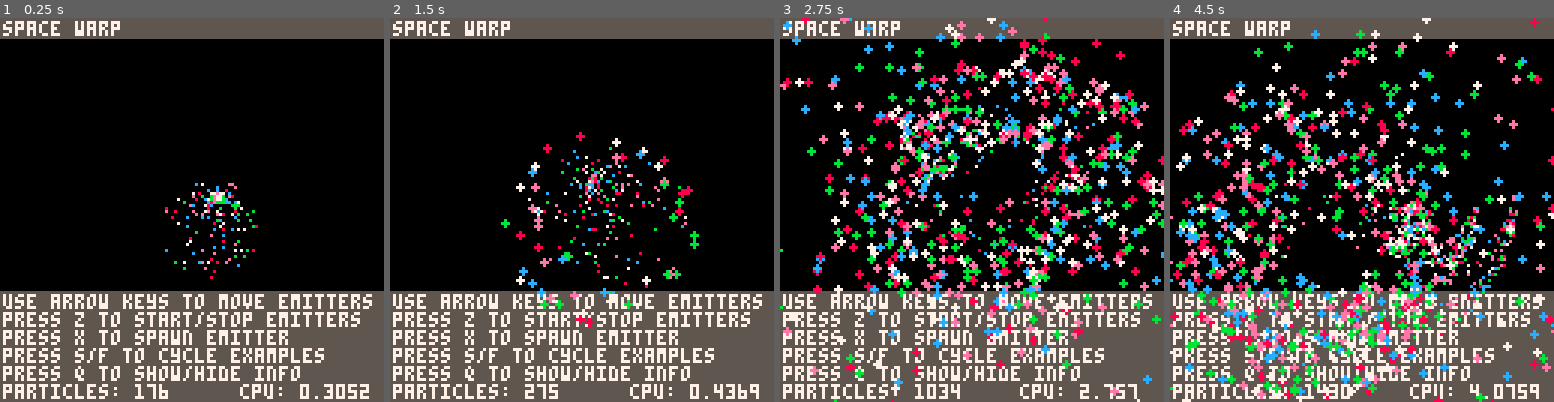
Above: before the commit, frames 1-4 (left to right).
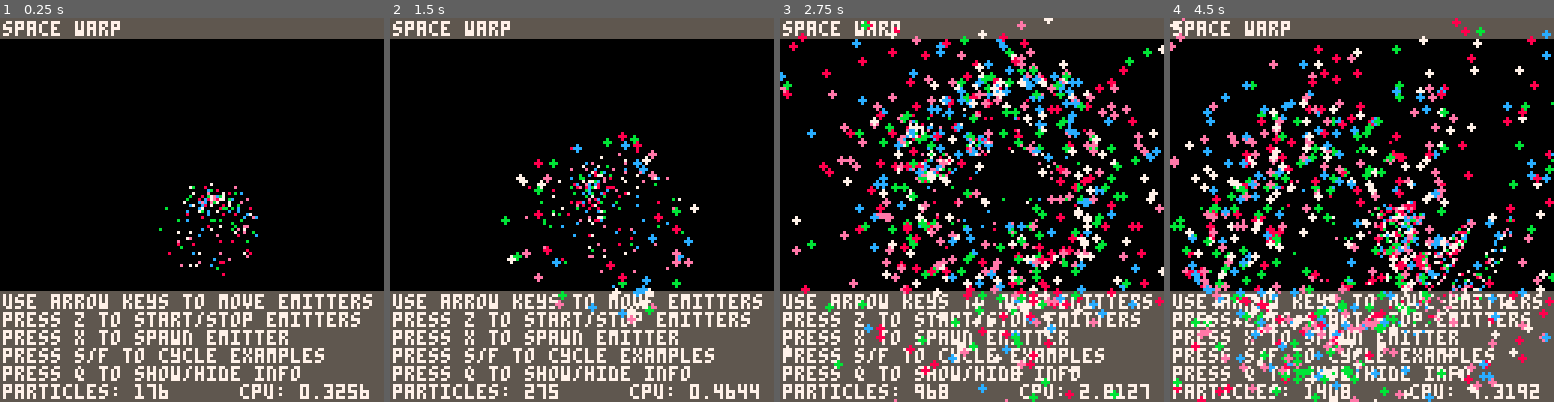
Above: after the commit, the same moments.

Repository: MaxwellDexter/pico-ps
Game: PICO-8 cartridge ps-demo.p8
Two runs of this game, one before a commit and one after it. Both use one fixed random seed, a clock stepped at 60 frames per second and the inputs below.
Inputs:
- Up to frame 1 (0.25 s): no input
- Up to frame 2 (1.5 s): tap X (X key) at 0.33, 1.07 s; tap O (Z key) at 0.7 s
- Up to frame 3 (2.75 s): hold Right 1.6-2.1 s; tap O (Z key) at 1.7, 2.1, 2.5 s; tap X (X key) at 1.85 s; hold Up 2.15-2.42 s; hold Right from 2.47 s (still down)
- Up to frame 4 (4.5 s): tap O (Z key) every 0.4 s from 2.9 to 4.1 s; tap X (X key) at 2.97, 4.08 s; release Right at 3.03 s; hold Left 3.08-3.58 s; hold Down 3.63-3.97 s; hold Right from 4.02 s (still down)

The runs differ from the first frame. In frame 1, 1.3% of the frame differs, in the area x 41-97%, y 42-99%; in frame 2, 4.7%; in frame 3, 27%; in frame 4, 30%, in the area x 0-100%, y 0-100%.

Commit message:
Sprite over life (animation)
Added
- Sprite over life capability, can make sprites animate
- particles can be a random sprite from the ones passed in
- spread can now be in the negative ranges
- added new demos to showcase sprites

Changed
- some demos are now different (better)

Fixed
- size spread final was not working correctly
- more null checking for colours and sprites

Diff:
--- a/ps-demo.p8
+++ b/ps-demo.p8
@@ -11,7 +11,7 @@
 show_demo_info = true
 my_emitters = nil
 emitter_type = 1
-emitters = {"space warp", "water spout", "rain", "so many colours omg", "whirly bird", "hypnotism", "stars", "explosion", "confetti"}
+emitters = {"space warp", "water spout", "rain", "whirly bird", "spiral galaxy monster", "stars", "explosion", "confetti", "portal", "structures (move it around)", "amoebas"}
 
 global_angle = 0
 
@@ -54,12 +54,13 @@
   update_whirly_bird(e)
   update_hypno(e)
   update_warp(e)
+  update_portal(e)
  end
  get_input()
 end
 
 function update_hypno(e)
- if (emitters[emitter_type] == "hypnotism") then
+ if (emitters[emitter_type] == "spiral galaxy monster" and (e == my_emitters[2] or e == my_emitters[3])) then
   update_angle(10)
   e.set_angle(e, global_angle)
  end
@@ -69,6 +70,19 @@
  if (emitters[emitter_type] == "space warp") then
   local p = rotate_around(5, point2d.create(64, 64), e.pos)
   e.set_pos(e, p.x, p.y)
+ end
+end
+
+function update_portal(e)
+ if (emitters[emitter_type] == "portal") then
+  if (e == my_emitters[1]) then
+   local p = rotate_around(5, point2d.create(64, 60), e.pos)
+   p = rotate_around(90, point2d.create(64, 60), p)
+   e.set_pos(e, p.x, p.y)
+  elseif(e == my_emitters[4]) then
+   local p = rotate_around(6, point2d.create(64, 66), e.pos)
+   e.set_pos(e, p.x, p.y)
+  end
  end
 end
 
@@ -181,32 +195,37 @@
   rain.set_speed(rain, 0)
   rain.set_size(rain, 0)
   rain.set_life(rain, 2, 1)
-  rain.set_colours(rain, {1, 12})
+  rain.set_colours(rain, {1, 12, 6})
+  rain.set_rnd_colour(rain, true)
   add(my_emitters, rain)
- elseif(emitter_string == "so many colours omg") then
-  local strobe = emitter.create(64, 64, 2, 0)
-  strobe.set_rnd_colour(strobe, true)
-  strobe.set_colours(strobe, {0})
-  strobe.set_size(strobe, 3, 0, 3, 0)
-  strobe.set_speed(strobe, 30, 0, 20, 0)
-  strobe.set_life(strobe, 3)
-  strobe.set_area(strobe, 20, 20)
-  add(my_emitters, strobe)
  elseif(emitter_string == "whirly bird") then
-  local bird = emitter.create(80, 80, 0.4, 0)
-  bird.set_colours(bird, {8, 9, 10, 7})
-  bird.set_size(bird, 5, 0, 1)
+  local bird = emitter.create(80, 80, 1, 0)
+  bird.set_sprites(bird, {22, 23, 25, 27, 28, 29})
   bird.set_life(bird, 3)
   bird.set_angle(bird, 0)
   add(my_emitters, bird)
- elseif(emitter_string == "hypnotism") then
-  local hypno = emitter.create(64, 64, 1, 0)
-  hypno.set_colours(hypno, {11, 14, 12, 13})
+ elseif(emitter_string == "spiral galaxy monster") then
+  local warp = emitter.create(64, 64, 1, 0)
+  warp.set_speed(warp, 30, 200)
+  warp.set_life(warp, 0.8)
+  warp.set_size(warp, 0, 2, 0.5, 0)
+  warp.set_colours(warp, {7, 6, 5})
+  warp.set_area(warp, 10, 10)
+  add(my_emitters, warp)
+  local hypno = emitter.create(64, 64, 0.9, 0)
+  hypno.set_colours(hypno, {5, 13, 14, 12, 11})
+  hypno.set_size(hypno, 0, 5)
+  hypno.set_angle(hypno, 0, 90)
+  hypno.set_life(hypno, 4)
+  hypno.set_speed(hypno, 12)
+  add(my_emitters, hypno)
+  hypno = emitter.create(64, 64, 0.5, 0)
+  hypno.set_colours(hypno, {15, 14, 12, 11, 10})
   hypno.set_size(hypno, 0, 5)
   hypno.set_angle(hypno, 0, 90)
   hypno.set_rnd_colour(hypno, true)
   hypno.set_life(hypno, 4)
-  hypno.set_speed(hypno, 12)
+  hypno.set_speed(hypno, 15)
   add(my_emitters, hypno)
  elseif(emitter_string == "water spout") then
   local spout = emitter.create(110, 90, 1, 0, false, true)
@@ -223,6 +242,14 @@
   spray.set_size(spray, 0, 1)
   add(my_emitters, spray)
   add(my_emitters, spout)
+  local explo = emitter.create(110, 90, 0.1, 0)
+  explo.set_size(explo, 2, 0, 2, 0)
+  explo.set_speed(explo, 10, 10, 10)
+  explo.set_life(explo, 1, 1)
+  explo.set_colours(explo, {7, 6, 5})
+  explo.set_area(explo, 20, 20)
+  explo.set_angle(explo, 90, 45)
+  add(my_emitters, explo)
  elseif(emitter_string == "stars") then
   local stars = emitter.create(0, 64, 0.2, 0)
   stars.set_area(stars, 0, 128)
@@ -241,14 +268,85 @@
   explo.set_colours(explo, {7, 6, 5})
   explo.set_area(explo, 30, 30)
   add(my_emitters, explo)
+  local spray = emitter.create(64, 64, 0, 40, true)
+  spray.set_size(spray, 0)
+  spray.set_speed(spray, 20, 10, 20, 10)
+  spray.set_colours(spray, {7, 6, 5})
+  spray.set_life(spray, 0, 1.3)
+  add(my_emitters, spray)
+  local anim = emitter.create(64, 64, 0, 6, true)
+  anim.set_speed(anim, 0)
+  anim.set_life(anim, 1)
+  anim.set_sprites(anim, {32, 33, 34, 35, 36, 37, 38, 39, 40, 40, 40, 41, 41, 41})
+  anim.set_area(anim, 30, 30)
+  add(my_emitters, anim)
  elseif(emitter_string == "confetti") then
-  left = create_confetti()
+  local left = create_confetti()
   left.set_angle(left, 30, 45)
   add(my_emitters, left)
-  right = create_confetti()
+  local right = create_confetti()
   right.set_angle(right, 105, 45)
   right.set_pos(right, 128, 90)
   add(my_emitters, right)
+ elseif(emitter_string == "portal") then
+  local outer = emitter.create(96, 64, 2, 0)
+  outer.set_speed(outer, 1, 1)
+  outer.set_sprites(outer, {48, 49, 50, 51})
+  outer.set_angle(outer, 180, 0)
+  outer.set_life(outer, 2)
+  add(my_emitters, outer)
+  local sparks = emitter.create(64, 64, 0.05, 0, false, true)
+  sparks.set_sprites(sparks, {42, 43, 42, 43, 42, 43, 42, 43})
+  sparks.set_speed(sparks, 30, 30, 30)
+  sparks.set_life(sparks, 0.5, 1)
+  sparks.set_area(sparks, 15, 15)
+  sparks.set_angle(sparks, 0, 180)
+  add(my_emitters, sparks)
+  local matter = emitter.create(64, 64, 0.03, 0)
+  matter.set_sprites(matter, {58, 59, 60, 61, 62, 62, 62, 63, 63, 63})
+  matter.set_life(matter, 0.5, 0.6)
+  matter.set_area(matter, 30, 30)
+  add(my_emitters, matter)
+  local spinner = emitter.create(64, 84, 0.4, 0)
+  spinner.set_life(spinner, 0.5, 1)
+  spinner.set_speed(spinner, 5)
+  spinner.set_colours(spinner, {6, 5, 1})
+  spinner.set_size(spinner, 2, 0)
+  spinner.set_angle(spinner, 90)
+  add(my_emitters, spinner)
+  local center = emitter.create(64, 64, 1, 0)
+  center.set_size(center, 0)
+  center.set_colours(center, {7, 12})
+  center.set_rnd_colour(center, true)
+  center.set_life(center, 0.5, 0.5)
+  add(my_emitters, center)
+ elseif(emitter_string == "structures (move it around)") then
+  local struc = emitter.create(96, 64, 2, 0)
+  struc.set_speed(struc, 1, 1)
+  struc.set_sprites(struc, {54, 55, 45})
+  struc.set_angle(struc, 180, 0)
+  struc.set_life(struc, 1.5)
+  add(my_emitters, struc)
+  struc = emitter.create(32, 64, 2, 0)
+  struc.set_speed(struc, 1, 1)
+  struc.set_sprites(struc, {52, 53, 44})
+  struc.set_angle(struc, 180, 0)
+  struc.set_life(struc, 1.5)
+  add(my_emitters, struc)
+  struc = emitter.create(64, 32, 2, 0)
+  struc.set_speed(struc, 1, 1)
+  struc.set_sprites(struc, {56, 57, 46})
+  struc.set_angle(struc, 180, 0)
+  struc.set_life(struc, 1.5)
+  add(my_emitters, struc)
+ elseif(emitter_string == "amoebas") then
+  local grav = emitter.create(84, 64, 0.5, 0)
+  grav.set_speed(grav, 50, -50, 50, -50)
+  grav.set_life(grav, 1, 1.5)
+  grav.set_sprites(grav, {75, 76, 77, 72, 71, 72, 73, 74})
+  grav.set_area(grav, 20, 110)
+  grav.set_angle(grav, 180)
+  add(my_emitters, grav)
  end
 end
 
--- a/ps.lua
+++ b/ps.lua
@@ -44,7 +44,7 @@
 -------------------------------------------------- particle
 particle = {}
 particle.__index = particle
-function particle.create(x, y, gravity, colours, sprite, life, angle, speed_initial, speed_final, size_initial, size_final)
+function particle.create(x, y, gravity, colours, sprites, life, angle, speed_initial, speed_final, size_initial, size_final)
  local p = {}
  setmetatable (p, particle)
 
@@ -67,13 +67,25 @@
  p.size_initial = size_initial
  p.size_final = size_final
 
- p.sprite = sprite
+ p.sprites = sprites
+ if (p.sprites ~= nil) then
+  p.sprite_time = (1 / #p.sprites) * p.life_initial
+  p.current_sprite_time = p.sprite_time
+  p.sprites_index = 1
+  p.sprite = p.sprites[p.sprites_index]
+ else
+  p.sprite = nil
+ end
 
  p.colours = colours
- p.colour_time = (1 / #p.colours) * p.life_initial
- p.current_colour_time = p.colour_time
- p.colours_index = 1
- p.colour = p.colours[p.colours_index]
+ if (colours ~= nil) then
+  p.colour_time = (1 / #p.colours) * p.life_initial
+  p.current_colour_time = p.colour_time
+  p.colours_index = 1
+  p.colour = p.colours[p.colours_index]
+ else
+  p.colour = nil
+ end
 
  return p
 end
@@ -100,7 +112,7 @@
  end
 
  -- changing the colour
- if (#self.colours > 1) then
+ if (self.colours ~= nil and #self.colours > 1) then
   self.current_colour_time -= dt
   if (self.current_colour_time < 0) then
    self.colours_index += 1
@@ -109,6 +121,16 @@
   end
  end
 
+ -- changing the sprite
+ if (self.sprites ~= nil and #self.sprites > 1) then
+  self.current_sprite_time -= dt
+  if (self.current_sprite_time < 0) then
+   self.sprites_index += 1
+   self.sprite = self.sprites[self.sprites_index]
+   self.current_sprite_time = self.sprite_time
+  end
+ end
+
  -- moving the particle
  if (self.life > 0) then
   self.pos.x = self.pos.x + self.velocity.x * dt
@@ -122,8 +144,10 @@
 function particle:draw()
  if (self.sprite ~= nil) then
   spr(self.sprite, self.pos.x, self.pos.y)
- else
+ elseif (self.colour ~= nil) then
   circfill(self.pos.x, self.pos.y, self.size, self.colour)
+ else
+  error("The particle had no graphics! Please supply sprites or colours!")
  end
 end
 
@@ -150,6 +174,7 @@
  p.gravity = gravity or false
  p.burst = burst or false
  p.rnd_colour = false
+ p.rnd_sprite = false
  p.use_area = false
  p.area_width = 0
  p.area_height = 0
@@ -207,9 +232,11 @@
 -- factory method, creates a new particle based on the values set + random
 -- this is why the emitter has to know about the properties of the particle it's emmitting
 function emitter:get_new_particle()
- local sprite = nil
+ local sprites = self.p_sprites
  -- select random sprite from the sprites list
- if (self.p_sprites ~= nil) then sprite = self.p_sprites[flr(rnd(#self.p_sprites))+1] end
+ if (self.rnd_sprite and self.p_sprites ~= nil) then
+  sprites = {self.p_sprites[flr(rnd(#self.p_sprites))+1]}
+ end
 
  local x = self.pos.x
  local y = self.pos.y
@@ -226,11 +253,11 @@
  (
   x, y, -- pos
   self.gravity, -- gravity
-  self.get_colour(self), sprite, -- graphics
-  self.p_life + rnd(self.p_life_spread), -- life
-  self.p_angle + rnd(self.p_angle_spread), -- angle
-  self.p_speed_initial + rnd(self.p_speed_spread_initial), self.p_speed_final + rnd(self.p_speed_spread_final), -- speed
-  self.p_size_initial + rnd(self.p_size_spread_initial), self.p_size_final + rnd(self.p_size_spread_final) -- size
+  self.get_colour(self), sprites, -- graphics
+  self.p_life + get_rnd_spread(self.p_life_spread), -- life
+  self.p_angle + get_rnd_spread(self.p_angle_spread), -- angle
+  self.p_speed_initial + get_rnd_spread(self.p_speed_spread_initial), self.p_speed_final + get_rnd_spread(self.p_speed_spread_final), -- speed
+  self.p_size_initial + get_rnd_spread(self.p_size_spread_initial), self.p_size_final + get_rnd_spread(self.p_size_spread_final) -- size
  )
  return p
 end
@@ -246,14 +273,14 @@
    self.emitting = false
   else -- we're continuously emitting
    if (self.frequency >= 1) then
-    if (self.max_p == 0 or #self.particles + self.frequency < self.max_p) then
+    if (self.max_p == 0 or #self.particles + self.frequency <= self.max_p) then
      for i=1, self.frequency do
       self.add_particle(self, self.get_new_particle(self))
      end
     end
    else
     self.emit_time += self.frequency
-    if (self.emit_time >= 1 and (self.max_p == 0 or #self.particles < self.max_p)) then
+    if (self.emit_time >= 1 and (self.max_p == 0 or #self.particles <= self.max_p)) then
      self.add_particle(self, self.get_new_particle(self))
      self.emit_time -= 1
     end
@@ -283,6 +310,11 @@
  self.to_remove = {}
 end
 
+-- will randomise even if it is negative
+function get_rnd_spread(spread)
+ return rnd(spread * sgn(spread)) * sgn(spread)
+end
+
 function emitter:start_emit()
  self.emitting = true
 end
@@ -317,6 +349,10 @@
 
 function emitter:set_rnd_colour(rnd_colour)
  self.rnd_colour = rnd_colour
+end
+
+function emitter:set_rnd_sprite(rnd_sprite)
+ self.rnd_sprite = rnd_sprite
 end
 
 function emitter:set_area(width, height)
@@ -350,9 +386,9 @@
  self.p_speed_spread_final = speed_spread_final or self.p_speed_spread_initial
 end
 
-function emitter:set_size(size_initial, size_final, size_spread_initial, speed_spread_final)
+function emitter:set_size(size_initial, size_final, size_spread_initial, size_spread_final)
  self.p_size_initial = size_initial
  self.p_size_final = size_final or size_initial
  self.p_size_spread_initial = size_spread_initial or 0
- self.p_size_spread_final = speed_spread_final or self.p_size_spread_initial
-end
+ self.p_size_spread_final = size_spread_final or self.p_size_spread_initial
+end
Not shown, changed: 56 lines of the sprite sheet (__gfx__) section of ps-demo.p8
